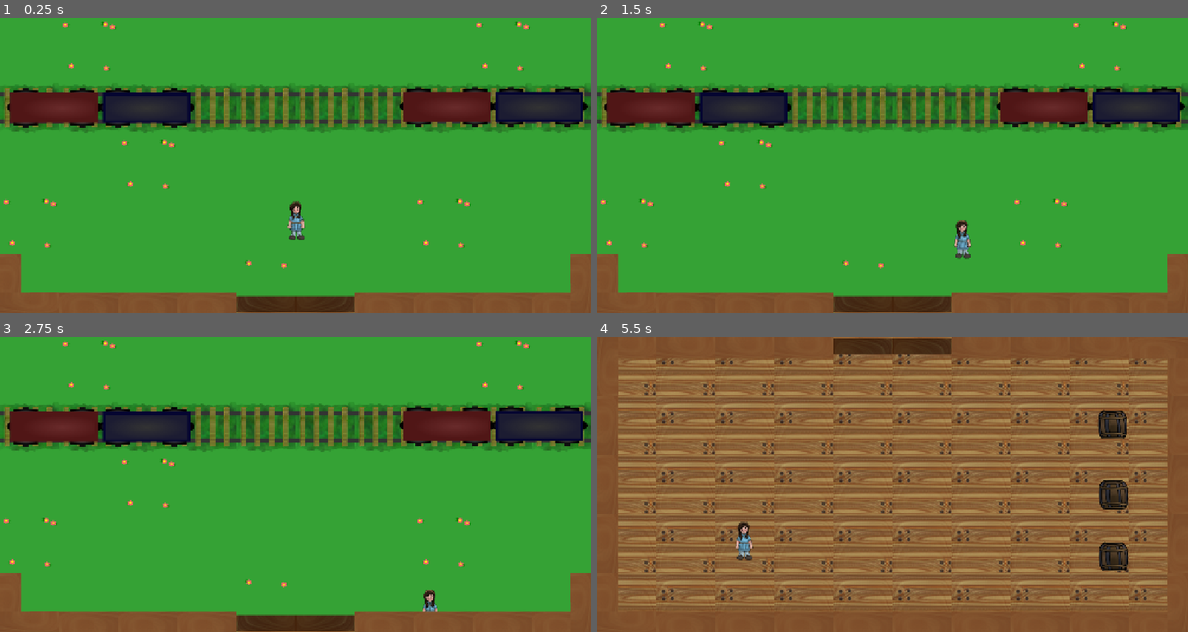
Above: before the commit, frames 1-4 (two rows, left to right).
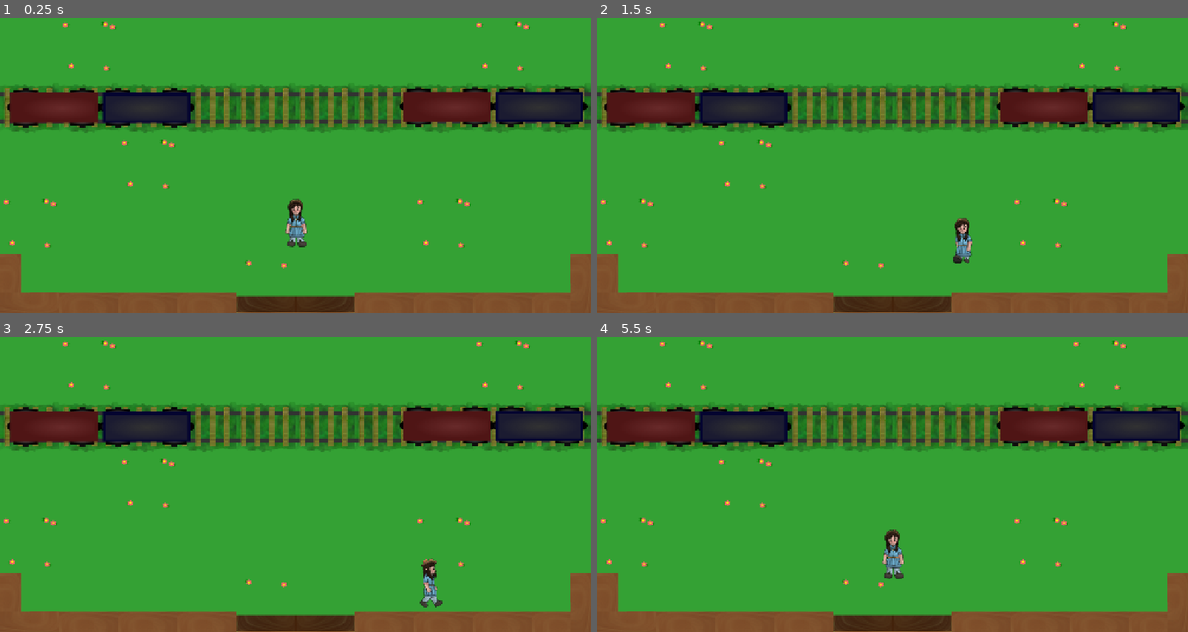
Above: after the commit, the same moments.

Repository: jenschrader/sdev248-group-project-2
Game: Godot game, scene res://scenes/levels/TownLevel.tscn
Same seed, same stepped clock (60 frames per second), same inputs: the game is played once before the commit and once after it. This scene is started directly instead of the project's main scene.
Inputs:
- Up to frame 1 (0.25 s): no input
- Up to frame 2 (1.5 s): tap Enter (interact) at 0.5, 0.8, 1.35 s; hold Right (ui_right) 0.53-1.28 s; hold Space (Play) 0.53-1.28 s; hold Down (ui_down) from 1.28 s (still down)
- Up to frame 3 (2.75 s): tap N (no, bound only after the commit) at 1.55 s; release Down (ui_down) at 2.03 s; hold Right (ui_right) from 2.03 s (still down); hold N (no, bound only after the commit) from 2.03 s (still down); tap Y (yes, bound only after the commit) at 2.3 s
- Up to frame 4 (5.5 s): release Right (ui_right) at 2.78 s; release N (no, bound only after the commit) at 2.78 s; hold Up (ui_up) 2.78-3.53 s; tap Y (yes, bound only after the commit) at 2.85, 5.3 s; tap Space (Play) at 3.05 s; hold Space (Play) 3.53-4.28 s; hold Left (ui_left) 3.53-5.03 s; tap Enter (interact) at 3.8, 4.35 s; tap N (no, bound only after the commit) at 4.55 s; hold Down (ui_down) from 5.03 s (still down); hold N (no, bound only after the commit) from 5.03 s (still down)

The runs differ from the first frame. In frame 1, 0.4% of the frame differs, in the area x 48-52%, y 61-78%; in frame 2, 0.3%; in frame 3, 0.4%; in frame 4, 93%, in the area x 0-100%, y 0-100%.

Commit message:
Added player sprite animations, interact icon, leaving area prompt; Fixed small ui issues

Diff:
--- a/group-project-2/project.godot
+++ b/group-project-2/project.godot
@@ -37,3 +37,17 @@
 "events": [Object(InputEventKey,"resource_local_to_scene":false,"resource_name":"","device":-1,"window_id":0,"alt_press …(191 unchanged characters)…
 ]
 }
+yes={
+"deadzone": 0.2,
+"events": [Object(InputEventKey,"resource_local_to_scene":false,"resource_name":"","device":-1,"window_id":0,"alt_pressed":false,"shift_pressed":false,"ctrl_pressed":false,"meta_pressed":false,"pressed":false,"keycode":0,"physical_keycode":89,"key_label":0,"unicode":121,"location":0,"echo":false,"script":null)
+]
+}
+no={
+"deadzone": 0.2,
+"events": [Object(InputEventKey,"resource_local_to_scene":false,"resource_name":"","device":-1,"window_id":0,"alt_pressed":false,"shift_pressed":false,"ctrl_pressed":false,"meta_pressed":false,"pressed":false,"keycode":0,"physical_keycode":78,"key_label":0,"unicode":110,"location":0,"echo":false,"script":null)
+]
+}
+
+[rendering]
+
+viewport/hdr_2d=true
--- a/group-project-2/scenes/characters/Player.tscn
+++ b/group-project-2/scenes/characters/Player.tscn
@@ -1,30 +1,360 @@
-[gd_scene load_steps=6 format=3 uid="uid://dp7qc3mk6kn7j"]
+[gd_scene load_steps=50 format=3 uid="uid://dp7qc3mk6kn7j"]
 
 [ext_resource type="Script" uid="uid://b1xkeah46qibh" path="res://scripts/player/player.gd" id="1_pq8s5"]
-[ext_resource type="Texture2D" uid="uid://dif7060bnxeho" path="res://assets/sprites/annie.png" id="2_gin2a"]
-[ext_resource type="Texture2D" uid="uid://b7vbxpawbgmb0" path="res://assets/sprites/annie_with_gun.png" id="3_7n8ao"]
+[ext_resource type="Texture2D" uid="uid://dvb5kcvwjfrgs" path="res://assets/sprites/annie-sheet.png" id="2_gin2a"]
+[ext_resource type="FontFile" uid="uid://cm2hx8aspukc7" path="res://assets/fonts/SpecialElite-Regular.ttf" id="3_7n8ao"]
+
+[sub_resource type="AtlasTexture" id="AtlasTexture_7n8ao"]
+atlas = ExtResource("2_gin2a")
+region = Rect2(0, 768, 128, 128)
+
+[sub_resource type="AtlasTexture" id="AtlasTexture_7wym0"]
+atlas = ExtResource("2_gin2a")
+region = Rect2(0, 0, 128, 128)
+
+[sub_resource type="AtlasTexture" id="AtlasTexture_gj1sn"]
+atlas = ExtResource("2_gin2a")
+region = Rect2(128, 0, 128, 128)
+
+[sub_resource type="AtlasTexture" id="AtlasTexture_rpfb3"]
+atlas = ExtResource("2_gin2a")
+region = Rect2(256, 0, 128, 128)
+
+[sub_resource type="AtlasTexture" id="AtlasTexture_miirx"]
+atlas = ExtResource("2_gin2a")
+region = Rect2(384, 0, 128, 128)
+
+[sub_resource type="AtlasTexture" id="AtlasTexture_m6phi"]
+atlas = ExtResource("2_gin2a")
+region = Rect2(512, 0, 128, 128)
+
+[sub_resource type="AtlasTexture" id="AtlasTexture_oihyf"]
+atlas = ExtResource("2_gin2a")
+region = Rect2(640, 0, 128, 128)
+
+[sub_resource type="AtlasTexture" id="AtlasTexture_7lms1"]
+atlas = ExtResource("2_gin2a")
+region = Rect2(0, 256, 128, 128)
+
+[sub_resource type="AtlasTexture" id="AtlasTexture_ufbvs"]
+atlas = ExtResource("2_gin2a")
+region = Rect2(128, 256, 128, 128)
+
+[sub_resource type="AtlasTexture" id="AtlasTexture_mqro2"]
+atlas = ExtResource("2_gin2a")
+region = Rect2(256, 256, 128, 128)
+
+[sub_resource type="AtlasTexture" id="AtlasTexture_bpxo2"]
+atlas = ExtResource("2_gin2a")
+region = Rect2(384, 256, 128, 128)
+
+[sub_resource type="AtlasTexture" id="AtlasTexture_bb7xv"]
+atlas = ExtResource("2_gin2a")
+region = Rect2(512, 256, 128, 128)
+
+[sub_resource type="AtlasTexture" id="AtlasTexture_m0xnk"]
+atlas = ExtResource("2_gin2a")
+region = Rect2(640, 256, 128, 128)
+
+[sub_resource type="AtlasTexture" id="AtlasTexture_cro7t"]
+atlas = ExtResource("2_gin2a")
+region = Rect2(0, 512, 128, 128)
+
+[sub_resource type="AtlasTexture" id="AtlasTexture_q4687"]
+atlas = ExtResource("2_gin2a")
+region = Rect2(128, 512, 128, 128)
+
+[sub_resource type="AtlasTexture" id="AtlasTexture_8el8x"]
+atlas = ExtResource("2_gin2a")
+region = Rect2(256, 512, 128, 128)
+
+[sub_resource type="AtlasTexture" id="AtlasTexture_dhihs"]
+atlas = ExtResource("2_gin2a")
+region = Rect2(384, 512, 128, 128)
+
+[sub_resource type="AtlasTexture" id="AtlasTexture_wid4g"]
+atlas = ExtResource("2_gin2a")
+region = Rect2(512, 512, 128, 128)
+
+[sub_resource type="AtlasTexture" id="AtlasTexture_gquc1"]
+atlas = ExtResource("2_gin2a")
+region = Rect2(640, 512, 128, 128)
+
+[sub_resource type="AtlasTexture" id="AtlasTexture_cdscg"]
+atlas = ExtResource("2_gin2a")
+region = Rect2(0, 128, 128, 128)
+
+[sub_resource type="AtlasTexture" id="AtlasTexture_xtneo"]
+atlas = ExtResource("2_gin2a")
+region = Rect2(128, 128, 128, 128)
+
+[sub_resource type="AtlasTexture" id="AtlasTexture_esqba"]
+atlas = ExtResource("2_gin2a")
+region = Rect2(256, 128, 128, 128)
+
+[sub_resource type="AtlasTexture" id="AtlasTexture_gshud"]
+atlas = ExtResource("2_gin2a")
+region = Rect2(384, 128, 128, 128)
+
+[sub_resource type="AtlasTexture" id="AtlasTexture_2gor4"]
+atlas = ExtResource("2_gin2a")
+region = Rect2(512, 128, 128, 128)
+
+[sub_resource type="AtlasTexture" id="AtlasTexture_yfc33"]
+atlas = ExtResource("2_gin2a")
+region = Rect2(640, 128, 128, 128)
+
+[sub_resource type="AtlasTexture" id="AtlasTexture_1obre"]
+atlas = ExtResource("2_gin2a")
+region = Rect2(768, 128, 128, 128)
+
+[sub_resource type="AtlasTexture" id="AtlasTexture_uoplb"]
+atlas = ExtResource("2_gin2a")
+region = Rect2(896, 128, 128, 128)
+
+[sub_resource type="AtlasTexture" id="AtlasTexture_781uv"]
+atlas = ExtResource("2_gin2a")
+region = Rect2(0, 384, 128, 128)
+
+[sub_resource type="AtlasTexture" id="AtlasTexture_u1b7p"]
+atlas = ExtResource("2_gin2a")
+region = Rect2(128, 384, 128, 128)
+
+[sub_resource type="AtlasTexture" id="AtlasTexture_2ntno"]
+atlas = ExtResource("2_gin2a")
+region = Rect2(256, 384, 128, 128)
+
+[sub_resource type="AtlasTexture" id="AtlasTexture_nsfan"]
+atlas = ExtResource("2_gin2a")
+region = Rect2(384, 384, 128, 128)
+
+[sub_resource type="AtlasTexture" id="AtlasTexture_tw2p8"]
+atlas = ExtResource("2_gin2a")
+region = Rect2(512, 384, 128, 128)
+
+[sub_resource type="AtlasTexture" id="AtlasTexture_xinda"]
+atlas = ExtResource("2_gin2a")
+region = Rect2(640, 384, 128, 128)
+
+[sub_resource type="AtlasTexture" id="AtlasTexture_o61gg"]
+atlas = ExtResource("2_gin2a")
+region = Rect2(768, 384, 128, 128)
+
+[sub_resource type="AtlasTexture" id="AtlasTexture_1blpc"]
+atlas = ExtResource("2_gin2a")
+region = Rect2(896, 384, 128, 128)
+
+[sub_resource type="AtlasTexture" id="AtlasTexture_8c683"]
+atlas = ExtResource("2_gin2a")
+region = Rect2(0, 640, 128, 128)
+
+[sub_resource type="AtlasTexture" id="AtlasTexture_vyv4f"]
+atlas = ExtResource("2_gin2a")
+region = Rect2(128, 640, 128, 128)
+
+[sub_resource type="AtlasTexture" id="AtlasTexture_aqev7"]
+atlas = ExtResource("2_gin2a")
+region = Rect2(256, 640, 128, 128)
+
+[sub_resource type="AtlasTexture" id="AtlasTexture_k373a"]
+atlas = ExtResource("2_gin2a")
+region = Rect2(384, 640, 128, 128)
+
+[sub_resource type="AtlasTexture" id="AtlasTexture_l1wbc"]
+atlas = ExtResource("2_gin2a")
+region = Rect2(512, 640, 128, 128)
+
+[sub_resource type="AtlasTexture" id="AtlasTexture_ylwvr"]
+atlas = ExtResource("2_gin2a")
+region = Rect2(640, 640, 128, 128)
+
+[sub_resource type="AtlasTexture" id="AtlasTexture_vvr5l"]
+atlas = ExtResource("2_gin2a")
+region = Rect2(768, 640, 128, 128)
+
+[sub_resource type="AtlasTexture" id="AtlasTexture_3tdve"]
+atlas = ExtResource("2_gin2a")
+region = Rect2(896, 640, 128, 128)
 
 [sub_resource type="SpriteFrames" id="SpriteFrames_7n8ao"]
 animations = [{
 "frames": [{
 "duration": 1.0,
-"texture": ExtResource("2_gin2a")
-}],
-"loop": true,
-"name": &"default",
-"speed": 5.0
-}, {
-"frames": [{
-"duration": 1.0,
-"texture": ExtResource("3_7n8ao")
+"texture": SubResource("AtlasTexture_7n8ao")
 }],
 "loop": true,
 "name": &"has_gun",
 "speed": 5.0
+}, {
+"frames": [{
+"duration": 1.0,
+"texture": SubResource("AtlasTexture_7wym0")
+}, {
+"duration": 1.0,
+"texture": SubResource("AtlasTexture_gj1sn")
+}, {
+"duration": 1.0,
+"texture": SubResource("AtlasTexture_rpfb3")
+}, {
+"duration": 1.0,
+"texture": SubResource("AtlasTexture_miirx")
+}, {
+"duration": 1.0,
+"texture": SubResource("AtlasTexture_m6phi")
+}, {
+"duration": 1.0,
+"texture": SubResource("AtlasTexture_oihyf")
+}],
+"loop": true,
+"name": &"idle_down",
+"speed": 10.0
+}, {
+"frames": [{
+"duration": 1.0,
+"texture": SubResource("AtlasTexture_7lms1")
+}, {
+"duration": 1.0,
+"texture": SubResource("AtlasTexture_ufbvs")
+}, {
+"duration": 1.0,
+"texture": SubResource("AtlasTexture_mqro2")
+}, {
+"duration": 1.0,
+"texture": SubResource("AtlasTexture_bpxo2")
+}, {
+"duration": 1.0,
+"texture": SubResource("AtlasTexture_bb7xv")
+}, {
+"duration": 1.0,
+"texture": SubResource("AtlasTexture_m0xnk")
+}],
+"loop": true,
+"name": &"idle_side",
+"speed": 10.0
+}, {
+"frames": [{
+"duration": 1.0,
+"texture": SubResource("AtlasTexture_cro7t")
+}, {
+"duration": 1.0,
+"texture": SubResource("AtlasTexture_q4687")
+}, {
+"duration": 1.0,
+"texture": SubResource("AtlasTexture_8el8x")
+}, {
+"duration": 1.0,
+"texture": SubResource("AtlasTexture_dhihs")
+}, {
+"duration": 1.0,
+"texture": SubResource("AtlasTexture_wid4g")
+}, {
+"duration": 1.0,
+"texture": SubResource("AtlasTexture_gquc1")
+}],
+"loop": true,
+"name": &"idle_up",
+"speed": 10.0
+}, {
+"frames": [{
+"duration": 1.0,
+"texture": SubResource("AtlasTexture_cdscg")
+}, {
+"duration": 1.0,
+"texture": SubResource("AtlasTexture_xtneo")
+}, {
+"duration": 1.0,
+"texture": SubResource("AtlasTexture_esqba")
+}, {
+"duration": 1.0,
+"texture": SubResource("AtlasTexture_gshud")
+}, {
+"duration": 1.0,
+"texture": SubResource("AtlasTexture_2gor4")
+}, {
+"duration": 1.0,
+"texture": SubResource("AtlasTexture_yfc33")
+}, {
+"duration": 1.0,
+"texture": SubResource("AtlasTexture_1obre")
+}, {
+"duration": 1.0,
+"texture": SubResource("AtlasTexture_uoplb")
+}],
+"loop": true,
+"name": &"walk_down",
+"speed": 10.0
+}, {
+"frames": [{
+"duration": 1.0,
+"texture": SubResource("AtlasTexture_781uv")
+}, {
+"duration": 1.0,
+"texture": SubResource("AtlasTexture_u1b7p")
+}, {
+"duration": 1.0,
+"texture": SubResource("AtlasTexture_2ntno")
+}, {
+"duration": 1.0,
+"texture": SubResource("AtlasTexture_nsfan")
+}, {
+"duration": 1.0,
+"texture": SubResource("AtlasTexture_tw2p8")
+}, {
+"duration": 1.0,
+"texture": SubResource("AtlasTexture_xinda")
+}, {
+"duration": 1.0,
+"texture": SubResource("AtlasTexture_o61gg")
+}, {
+"duration": 1.0,
+"texture": SubResource("AtlasTexture_1blpc")
+}],
+"loop": true,
+"name": &"walk_side",
+"speed": 10.0
+}, {
+"frames": [{
+"duration": 1.0,
+"texture": SubResource("AtlasTexture_8c683")
+}, {
+"duration": 1.0,
+"texture": SubResource("AtlasTexture_vyv4f")
+}, {
+"duration": 1.0,
+"texture": SubResource("AtlasTexture_aqev7")
+}, {
+"duration": 1.0,
+"texture": SubResource("AtlasTexture_k373a")
+}, {
+"duration": 1.0,
+"texture": SubResource("AtlasTexture_l1wbc")
+}, {
+"duration": 1.0,
+"texture": SubResource("AtlasTexture_ylwvr")
+}, {
+"duration": 1.0,
+"texture": SubResource("AtlasTexture_vvr5l")
+}, {
+"duration": 1.0,
+"texture": SubResource("AtlasTexture_3tdve")
+}],
+"loop": true,
+"name": &"walk_up",
+"speed": 10.0
 }]
 
 [sub_resource type="RectangleShape2D" id="RectangleShape2D_gin2a"]
 size = Vector2(64, 124)
+
+[sub_resource type="StyleBoxFlat" id="StyleBoxFlat_7wym0"]
+bg_color = Color(1, 1, 1, 1)
+corner_radius_top_left = 100
+corner_radius_top_right = 100
+corner_radius_bottom_right = 100
+corner_radius_bottom_left = 100
+expand_margin_top = 10.0
+expand_margin_bottom = 4.0
+shadow_size = 2
 
 [node name="Player" type="CharacterBody2D"]
 script = ExtResource("1_pq8s5")
@@ -32,6 +362,7 @@
 
 [node name="AnimatedSprite2D" type="AnimatedSprite2D" parent="."]
 sprite_frames = SubResource("SpriteFrames_7n8ao")
+animation = &"has_gun"
 
 [node name="CollisionShape2D" type="CollisionShape2D" parent="."]
 position = Vector2(-1, 1)
@@ -42,3 +373,19 @@
 limit_top = 0
 limit_right = 1280
 limit_bottom = 640
+
+[node name="InteractIcon" type="Label" parent="."]
+visible = false
+offset_left = 10.0
+offset_top = -70.0
+offset_right = 50.0
+offset_bottom = -45.0
+scale = Vector2(0.5, 0.5)
+theme_override_colors/font_color = Color(0, 0, 0, 1)
+theme_override_colors/font_outline_color = Color(0, 0, 0, 1)
+theme_override_fonts/font = ExtResource("3_7n8ao")
+theme_override_font_sizes/font_size = 24
+theme_override_styles/normal = SubResource("StyleBoxFlat_7wym0")
+text = "!"
+horizontal_alignment = 1
+vertical_alignment = 1
--- a/group-project-2/scenes/levels/IntroSaloon.tscn
+++ b/group-project-2/scenes/levels/IntroSaloon.tscn
@@ -94,7 +94,7 @@
 tile_set = SubResource("TileSet_63d5d")
 
 [node name="Player" parent="." instance=ExtResource("2_o0r6p")]
-position = Vector2(318, 402)
+position = Vector2(640, 161)
 
 [node name="Barrel" parent="." instance=ExtResource("4_63d5d")]
 position = Vector2(1116, 189)
@@ -102,17 +102,19 @@
 object_id = "1"
 
 [node name="Barrel2" parent="." instance=ExtResource("4_63d5d")]
-position = Vector2(1118, 341)
+position = Vector2(1132, 497)
 message = "Just a bunch of empty bottles."
 object_id = "2"
 
 [node name="Barrel3" parent="." instance=ExtResource("4_63d5d")]
-position = Vector2(1118, 476)
+position = Vector2(161, 488)
 message = "Frank better not be playing a trick on me."
 object_id = "3"
 
 [node name="WarpArea" parent="." instance=ExtResource("6_qxd2a")]
 position = Vector2(638, 6)
+spawn_position = Vector2(4, 1)
+message = "Go outside? (Y/N)"
 
 [node name="CanvasLayer" type="CanvasLayer" parent="."]
 
@@ -124,4 +126,9 @@
 grow_horizontal = 1
 grow_vertical = 0
 
+[node name="Barrel4" parent="." instance=ExtResource("4_63d5d")]
+position = Vector2(156, 171)
+message = "Are those pickles?"
+object_id = "4"
+
 [connection signal="body_entered" from="WarpArea" to="Player" method="_on_warp_area_body_entered"]
--- a/group-project-2/scenes/levels/TownLevel.tscn
+++ b/group-project-2/scenes/levels/TownLevel.tscn
@@ -45,6 +45,7 @@
 4:1/0 = 0
 5:1/0 = 0
 6:1/0 = 0
+6:1/0/physics_layer_0/polygon_0/points = PackedVector2Array(-64, -21, -64, -64, 64, -64, 64, 64, 16, 64, 16, -20)
 7:1/0 = 0
 1:2/0 = 0
 2:2/0 = 0
@@ -58,10 +59,13 @@
 3:3/0 = 0
 4:3/0 = 0
 5:3/0 = 0
+5:3/0/physics_layer_0/polygon_0/points = PackedVector2Array(-30, -64, -64, -64, -64, 64, -29, 64)
 6:3/0 = 0
+6:3/0/physics_layer_0/polygon_0/points = PackedVector2Array(18, 64, 18, -64, 64, -64, 64, 64)
 
 [sub_resource type="TileSet" id="TileSet_2rbbb"]
 tile_size = Vector2i(128, 128)
+physics_layer_0/collision_layer = 1
 sources/1 = SubResource("TileSetAtlasSource_2o0me")
 
 [node name="TownLevel" type="Node2D"]
@@ -86,7 +90,8 @@
 [node name="WarpArea" parent="." instance=ExtResource("4_2o0me")]
 position = Vector2(639, 610)
 target_scene = "res://scenes/levels/IntroSaloon.tscn"
-spawn_position = Vector2(5, 0)
+spawn_position = Vector2(4, 1)
+message = "Go inside? (Y/N)"
 
 [node name="Player" parent="." groups=["player"] instance=ExtResource("5_2rbbb")]
 position = Vector2(641, 443)
--- a/group-project-2/scenes/objects/Barrel.tscn
+++ b/group-project-2/scenes/objects/Barrel.tscn
@@ -4,25 +4,25 @@
 [ext_resource type="Script" uid="uid://bgcospel2dnfu" path="res://scripts/objects/interactable.gd" id="1_e0pcm"]
 
 [sub_resource type="RectangleShape2D" id="RectangleShape2D_e0pcm"]
-size = Vector2(126, 106)
+size = Vector2(84, 66)
 
 [sub_resource type="RectangleShape2D" id="RectangleShape2D_ui56p"]
-size = Vector2(72, 72)
+size = Vector2(72, 65)
 
 [node name="Barrel" type="Area2D"]
 script = ExtResource("1_e0pcm")
 
 [node name="Sprite2D" type="Sprite2D" parent="."]
+scale = Vector2(0.8, 0.8)
 texture = ExtResource("1_b8vpq")
 
 [node name="CollisionShape2D" type="CollisionShape2D" parent="."]
-position = Vector2(-1, -1)
 shape = SubResource("RectangleShape2D_e0pcm")
 
 [node name="StaticBody2D" type="StaticBody2D" parent="."]
 
 [node name="CollisionShape2D" type="CollisionShape2D" parent="StaticBody2D"]
-position = Vector2(0, 1)
+position = Vector2(0, 1.5)
 shape = SubResource("RectangleShape2D_ui56p")
 
 [connection signal="body_entered" from="." to="." method="_on_body_entered"]
--- a/group-project-2/scenes/objects/WarpArea.tscn
+++ b/group-project-2/scenes/objects/WarpArea.tscn
@@ -14,3 +14,4 @@
 shape = SubResource("RectangleShape2D_cw0fe")
 
 [connection signal="body_entered" from="." to="." method="_on_body_entered"]
+[connection signal="body_exited" from="." to="." method="_on_body_exited"]
--- a/group-project-2/scenes/ui/Dialogue.tscn
+++ b/group-project-2/scenes/ui/Dialogue.tscn
@@ -78,6 +78,6 @@
 vertical_alignment = 2
 
 [node name="Sprite2D" type="Sprite2D" parent="Panel"]
-position = Vector2(29, 40)
-scale = Vector2(1.75, 1.66279)
+position = Vector2(40, 36.5543)
+scale = Vector2(1.4641, 1.37531)
 texture = ExtResource("3_ar3yk")
--- a/group-project-2/scripts/objects/warp_area.gd
+++ b/group-project-2/scripts/objects/warp_area.gd
@@ -2,10 +2,31 @@
 
 @export var target_scene: String
 @export var spawn_position: Vector2 = Vector2.ZERO
+@export var message: String
+var warp_prompt_active = false
 
 func _on_body_entered(body):
 	if body.name == "Player":
 		if not GameManager.all_objects_checked():
 			get_tree().call_group("dialogue", "show_message", "I should check all the barrels first.")
 			return
-		get_tree().change_scene_to_file(target_scene)
+		show_warp_prompt()
+
+func _on_body_exited(body):
+	if body.name == "Player":
+		hide_warp_prompt()
+
+func show_warp_prompt():
+	warp_prompt_active = true
+	get_tree().call_group("dialogue", "show_message", message)
+
+func hide_warp_prompt():
+	warp_prompt_active = false
+	get_tree().call_group("dialogue", "hide_message")
+
+func _unhandled_input(event):
+	if warp_prompt_active:
+		if event.is_action_pressed("yes"):
+			get_tree().change_scene_to_file(target_scene)
+		elif event.is_action_pressed("no"):
+			hide_warp_prompt()
--- a/group-project-2/scripts/player/player.gd
+++ b/group-project-2/scripts/player/player.gd
@@ -3,10 +3,18 @@
 @export var speed := 100
 
 @onready var camera := $Camera2D
+@onready var sprite := $AnimatedSprite2D
+@onready var interact_icon = $InteractIcon
 
 var input_vector := Vector2.ZERO
 var can_interact := false
 var current_interactable: Node = null
+var bounce_tween: Tween = null
+
+func _ready():
+	sprite.animation = "idle_down"
+	sprite.flip_h = false
+	sprite.play()
 
 func _physics_process(delta):
 	input_vector = Vector2(
@@ -17,21 +25,63 @@
 	velocity = input_vector * speed
 	move_and_slide()
 
+	update_anim()
+
 func _input(event):
 	if event.is_action_pressed("interact") and can_interact and current_interactable:
 		current_interactable.interact()
 
+
+func update_anim():
+	if input_vector == Vector2.ZERO:
+		# idle anim
+		if sprite.animation.begins_with("walk"):
+			var dir = sprite.animation.substr(5) # remove "walk_" to get dir
+			sprite.animation = "idle_" + dir
+	else:
+		# walk anim
+		if abs(input_vector.x) > abs(input_vector.y):
+			sprite.animation = "walk_side"
+			sprite.flip_h = input_vector.x <0
+		elif input_vector.y < 0:
+			sprite.animation = "walk_up"
+			sprite.flip_h = false
+		else:
+			sprite.animation = "walk_down"
+			sprite.flip_h = false
+	if not sprite.is_playing():
+		sprite.play()
+
+
 func set_interactable(interactable):
 	can_interact = true
 	current_interactable = interactable
+	interact_icon.visible = true
+	interact_icon.scale = Vector2(0.0, 0.0)
+
+	var tween = create_tween()
+	tween.tween_property(interact_icon, "scale", Vector2(0.6, 0.6), 0.25)\
+		.set_trans(Tween.TRANS_BACK)\
+		.set_ease(Tween.EASE_OUT)
+
 	print("interactable ", interactable)
+
 
 func clear_interactable():
 	can_interact = false
 	current_interactable = null
 
+	var tween = create_tween()
+	tween.tween_property(interact_icon, "scale", Vector2(0.0, 0.0), 0.2)\
+		.set_trans(Tween.TRANS_QUAD)\
+		.set_ease(Tween.EASE_IN)
+
+	await tween.finished
+	interact_icon.visible = false
+
 func set_gun_visible():
-	$AnimatedSprite2D.play("has_gun")
+	sprite.animation = "has_gun"
+	sprite.flip_h = false
 	zoom_to(Vector2(1.5, 1.5))
 
 func zoom_to(target_zoom: Vector2):
--- a/group-project-2/scripts/ui/dialogue.gd
+++ b/group-project-2/scripts/ui/dialogue.gd
@@ -23,6 +23,13 @@
 	continue_icon.visible = true # now set continue icon to visible, after txt is finished!
 	can_advance = true # set bool to true so txt can advance (if there's multiple lines etc)
 
+func hide_message():
+	label.text = ""
+	label.visible = false
+	continue_icon.visible = false
+	$Panel.visible = false
+	visible = false
+	can_advance = false
 
 func _input(event):
 	if event.is_action_pressed("interact") and visible and continue_icon.visible and can_advance:
Binary file added: group-project-2/assets/sprites/annie-sheet.png
Binary file changed: group-project-2/assets/sprites/annie-ui.png
